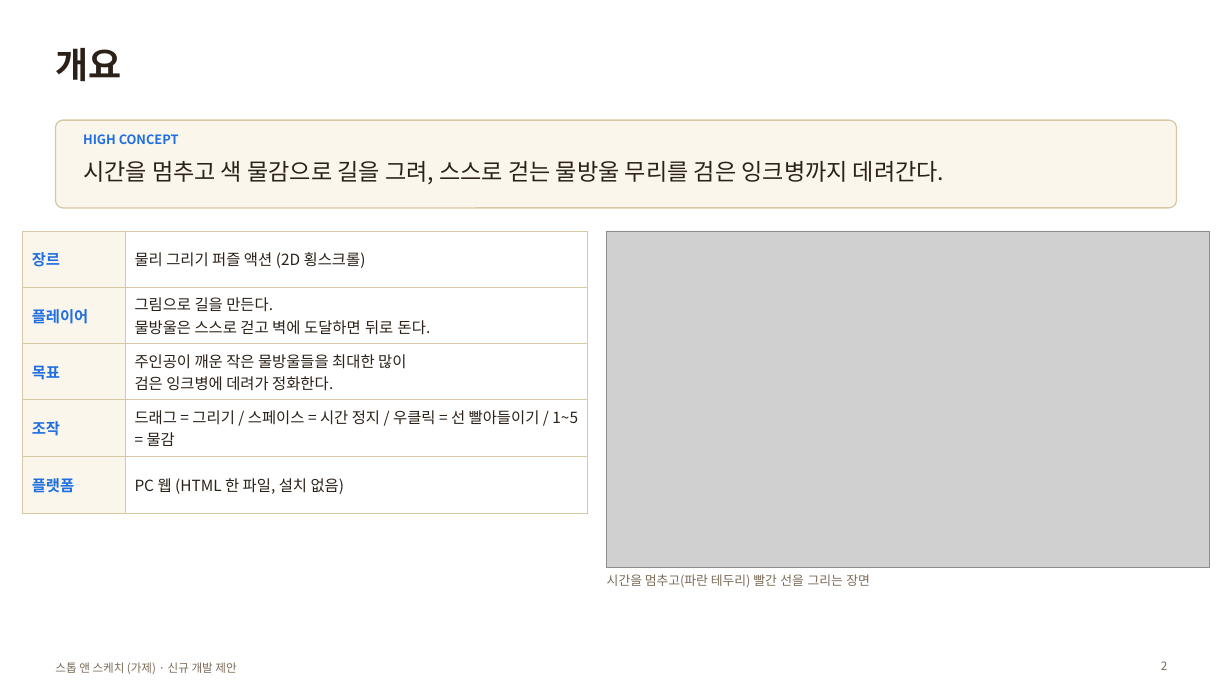
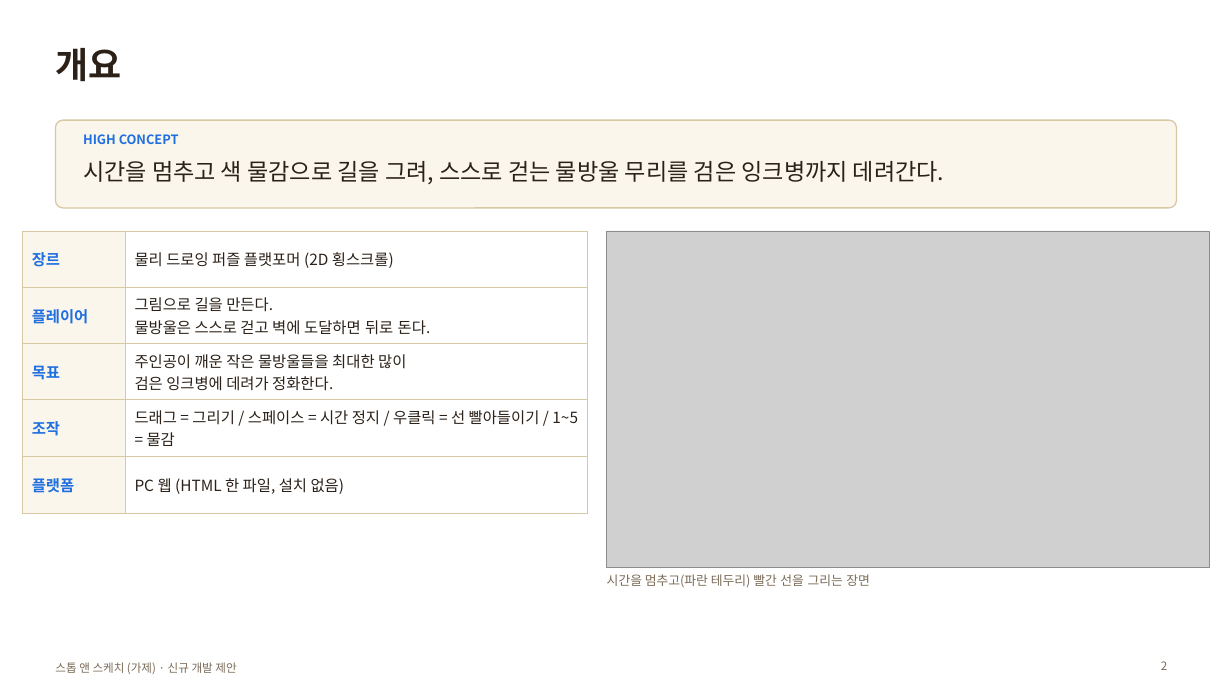
Before and after one commit to willy9068/Stop-Sketch, a slide deck: slide 2 of 스톱앤스케치_제안서.pptx. Drawn at 1232x693 pixels with LibreOffice and Linux fonts; fonts in the diff are those of the drawing; grey boxes stand for pictures. Boxes give left, top, right and bottom in pixels: in the first picture for what was removed or moved away, otherwise in the second. Text is boxed around its words. In the diff, an @@ line names an element or a change of style, - is before the commit and + after.

```diff
--- a/스톱앤스케치_제안서.pptx
+++ b/스톱앤스케치_제안서.pptx
@@ table at [22, 231, 588, 513] @@
-row 1, column 2: 물리 그리기 퍼즐 액션 (2D 횡스크롤)
+row 1, column 2: 물리 드로잉 퍼즐 플랫포머 (2D 횡스크롤)
```
Also in this commit, not shown: 1 other slide changed, 8 other files.
